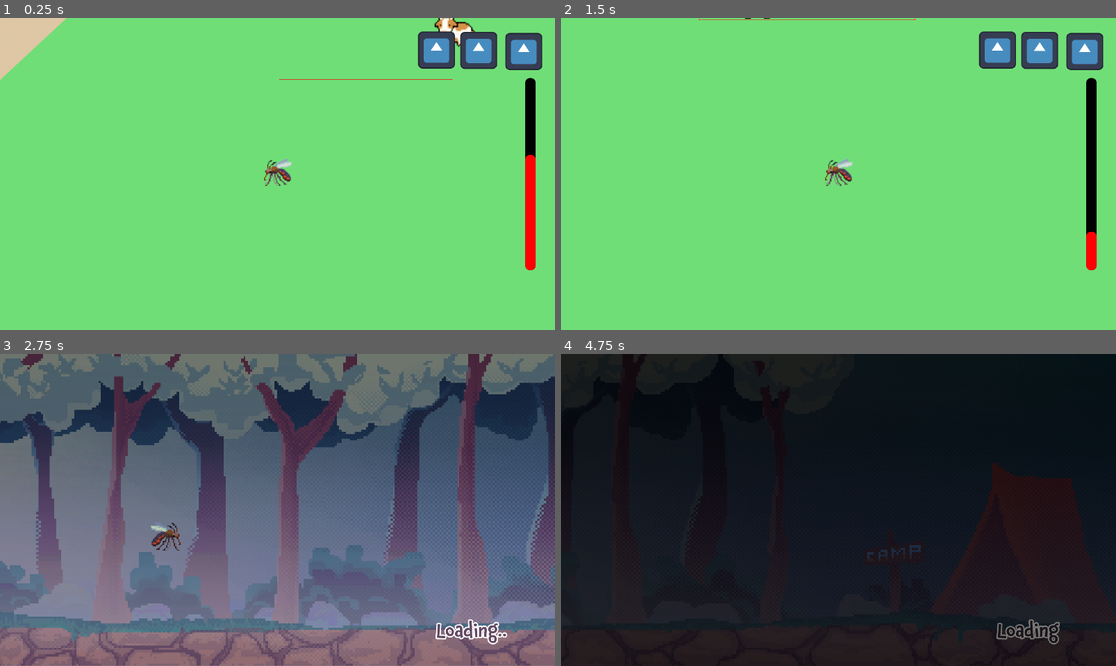
Above: before the commit, frames 1-4 (two rows, left to right).
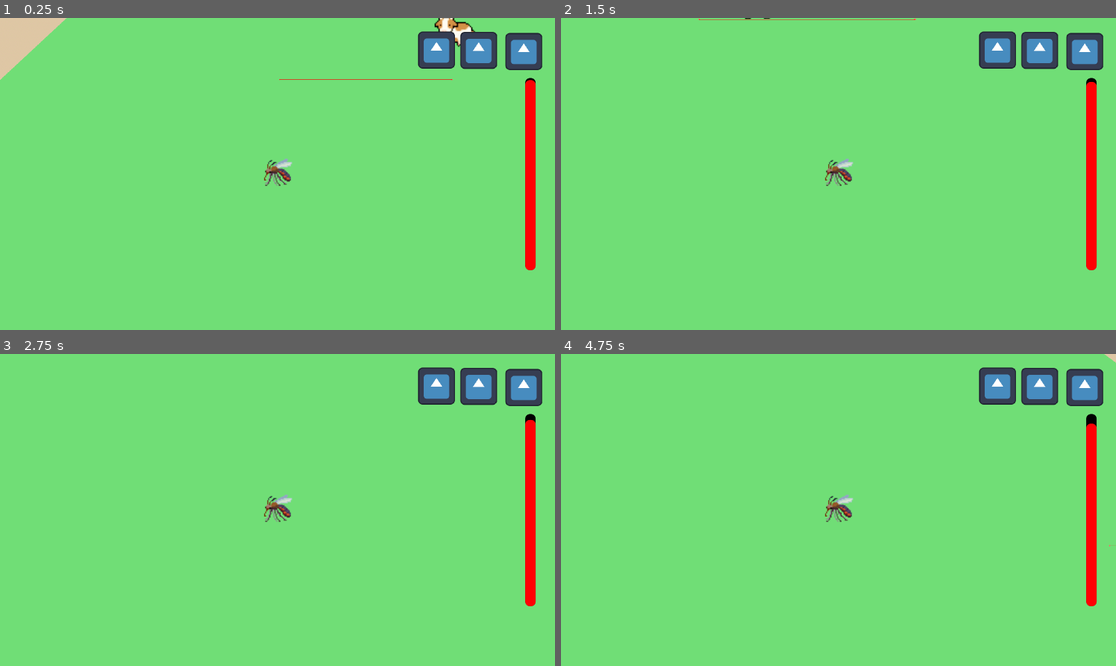
Above: after the commit, the same moments.

Repository: BrownRISDGameDevelopers/mosquito-simulator
Game: Godot game, scene res://scenes/LevelContainer.tscn
The game is run twice, just before and just after one commit, with the same random seed, the same clock (stepped at 60 frames per second) and the same inputs. This scene is started directly instead of the project's main scene. The engine's default icon, where the game draws it, is replaced by a stand-in: a white triangle on a blue panel in a dark square.
Inputs:
- Up to frame 1 (0.25 s): no input
- Up to frame 2 (1.5 s): hold D (right) 0.53-1.28 s; hold Shift (sprint) 0.53-1.28 s; tap Enter at 1.25 s; hold S (down) from 1.28 s (still down); tap Shift (sprint) at 1.35 s
- Up to frame 3 (2.75 s): release S (down) at 2.03 s; hold D (right) from 2.03 s (still down); hold Shift (sprint) from 2.03 s (still down); tap Space (suck) at 2.1 s
- Up to frame 4 (4.75 s): release D (right) at 2.78 s; release Shift (sprint) at 2.78 s; hold W (up) 2.78-3.53 s; tap Shift (sprint) at 2.85, 4.55 s; hold Shift (sprint) 3.53-4.28 s; hold A (left) from 3.53 s (still down); tap Space (suck) at 4.35 s

The runs differ from the first frame. In frame 1, 0.5% of the frame differs, in the area x 94-97%, y 19-46%; in frame 2, 0.9%; in frame 3, 100%; in frame 4, 100%, in the area x 0-100%, y 0-100%.

Commit message:
transition set

Diff:
--- a/blood_bar.gd
+++ b/blood_bar.gd
@@ -17,10 +17,10 @@
 		emit_signal("death")"""
 
 @export var FAST_DEPLETION = 4
-@export var NORMAL_DEPLETION = 20
+@export var NORMAL_DEPLETION = 1
 
 @export var blood_left = 100
-@onready var blood_deplete_rate = 40
+@onready var blood_deplete_rate = 1
 
 func _ready():
 	update()
--- a/project.godot
+++ b/project.godot
@@ -50,9 +50,9 @@
 "events": [Object(InputEventKey,"resource_local_to_scene":false,"resource_name":"","device":-1,"window_id":0,"alt_press …(192 unchanged characters)…
 ]
 }
-bite={
+sprint={
 "deadzone": 0.2,
-"events": [Object(InputEventKey,"resource_local_to_scene":fa …(140 unchanged characters)… d":false,"keycode":0,"physical_keycode":32,"key_label":0,"unicode":32,"location":0,"echo":false,"script":null)
+"events": [Object(InputEventKey,"resource_local_to_scene":fa …(140 unchanged characters)… d":false,"keycode":0,"physical_keycode":4194325,"key_label":0,"unicode":0,"location":0,"echo":false,"script":null)
 ]
 }
 suck={
@@ -60,9 +60,14 @@
 "events": [Object(InputEventKey,"resource_local_to_scene":false,"resource_name":"","device":-1,"window_id":0,"alt_press …(191 unchanged characters)…
 ]
 }
-sprint={
+bite={
 "deadzone": 0.2,
-"events": [Object(InputEventKey,"resource_local_to_scene":fa …(140 unchanged characters)… d":false,"keycode":0,"physical_keycode":4194325,"key_label":0,"unicode":0,"location":0,"echo":false,"script":null)
+"events": [Object(InputEventKey,"resource_local_to_scene":fa …(140 unchanged characters)… d":false,"keycode":0,"physical_keycode":32,"key_label":0,"unicode":32,"location":0,"echo":false,"script":null)
+]
+}
+devskip={
+"deadzone": 0.2,
+"events": [Object(InputEventKey,"resource_local_to_scene":false,"resource_name":"","device":-1,"window_id":0,"alt_pressed":false,"shift_pressed":true,"ctrl_pressed":false,"meta_pressed":true,"pressed":false,"keycode":0,"physical_keycode":46,"key_label":0,"unicode":0,"location":0,"echo":false,"script":null)
 ]
 }
 
--- a/scripts/global.gd
+++ b/scripts/global.gd
@@ -4,5 +4,6 @@
 
 var starting_level
 var lives_left = 3
+var tutorial_completed = false
 
 var current_level = null
--- a/scripts/level_container.gd
+++ b/scripts/level_container.gd
@@ -1,7 +1,6 @@
 extends Control
 
 var playing_minigame = false
-@export var in_tutorial = true
 
 @onready var map_viewport = $MapViewport/SubViewport
 @onready var map_3d = $MapViewport/SubViewport/Map
@@ -29,17 +28,16 @@
 func _ready() -> void:
 	if Engine.is_editor_hint():
 		# use a safe value if Global.starting_level is null
-		var start_map = Global.starting_level if Global.starting_level != null else (TUTORIAL_MAP if in_tutorial else MAIN_MAP)
+		var start_map = Global.starting_level
 		set_level(start_map)
 	else:
-		CURR_MAP = Global.starting_level if Global.starting_level != null else (TUTORIAL_MAP if in_tutorial else MAIN_MAP)
+		CURR_MAP = Global.starting_level
 		set_level(CURR_MAP)
 
 	toggle_minigame(playing_minigame)
 
 # Accepts PackedScene, a resource path string, or null — will fallback and log errors.
 func set_level(map) -> void:
-	# If caller passed a path string, try to load it
 	if typeof(map) == TYPE_STRING:
 		var loaded = load(map)
 		if loaded == null:
@@ -51,7 +49,7 @@
 	# If map is null, choose sensible default
 	if map == null:
 		push_warning("level_container.set_level: received null map — using fallback default.")
-		map = TUTORIAL_MAP if in_tutorial else MAIN_MAP
+		map = TUTORIAL_MAP if !Global.tutorial_completed else MAIN_MAP
 
 	# At this point map should be a PackedScene / resource
 	if not map:
@@ -69,17 +67,17 @@
 	if level_instance.has_signal("add_swatter_to_minigame"):
 		map_3d.add_swatter_to_minigame.connect(on_map_3d_add_swatter_to_minigame)
 	else:
-		# optional: log for debugging
-		# push_warning("map instance missing signal: add_swatter_to_minigame")
+		push_warning("map instance missing signal: add_swatter_to_minigame")
 		pass
 
 	if level_instance.has_signal("minigame_toggle"):
 		map_3d.minigame_toggle.connect(on_map_3d_minigame_toggle)
 	else:
-		# push_warning("map instance missing signal: minigame_toggle")
+		push_warning("map instance missing signal: minigame_toggle")
 		pass
 
 	npcs = get_tree().get_nodes_in_group("npcs")
+
 
 func toggle_minigame(minigame_state):
 	playing_minigame = minigame_state
@@ -91,24 +89,19 @@
 		minigame_viewport.process_mode = Node.PROCESS_MODE_DISABLED
 		$MapViewport.scale = Vector2.ONE
 
+
 func _process(_delta) -> void:
 	# lose condition
+	if Input.is_action_just_pressed("devskip"):
+		handle_win()
+
 	if blood_bar.blood_left < 0:
-		emit_signal("player_lose")
-		if in_tutorial:
-			get_tree().change_scene_to_packed(LOAD_SCREEN)
-		else:
-			get_tree().change_scene_to_packed(LOSE_SCREEN) # display lose screen
+		handle_lose()
 
-	# win condition
+	# win condition when not infinite mode
 	if Global.current_level != "infinite":
-
 		if all_npc_bitten():
-			emit_signal("player_win")
-			if in_tutorial:
-				get_tree().change_scene_to_packed(LOAD_SCREEN)
-			else:
-				get_tree().change_scene_to_packed(WIN_SCREEN) # display win screen
+			handle_win()
 
 	#heart removal
 	if Global.lives_left != hearts.size():
@@ -117,16 +110,37 @@
 		hearts.remove_at(0)
 
 
+func handle_win():
+	emit_signal("player_win")
+	if !Global.tutorial_completed:
+		# maybe more dialogue and such and then transition?
+		get_tree().change_scene_to_packed(LOAD_SCREEN)
+		Global.tutorial_completed = true
+	else:
+		get_tree().change_scene_to_packed(WIN_SCREEN) # display win screen
+
+
+func handle_lose():
+	emit_signal("player_lose")
+	if !Global.tutorial_completed:
+		blood_bar.blood_left = 50;
+	else:
+		get_tree().change_scene_to_packed(LOSE_SCREEN) # display lose screen
+
+
 func on_map_3d_minigame_toggle():
 	toggle_minigame(true)
 	minigame.reset()
+
 
 func _on_swat_minigame_exited_bounds():
 	toggle_minigame(false)
 	map_3d.free_player()
 
+
 func on_map_3d_add_swatter_to_minigame(num_swatters):
 	minigame.add_swatter(num_swatters)
+
 
 # checks if all npcs are bitten and returns true if so
 func all_npc_bitten() -> bool:
--- a/scripts/loading.gd
+++ b/scripts/loading.gd
@@ -11,7 +11,7 @@
 
 const AMP = 60
 #const LOADING_TIME = 15
-const LOADING_TIME = 2
+const LOADING_TIME = 5
 const STARTING_Y = 540.0
 const END_X = 4519.0
 const LEVEL_CONTAINER = "res://scenes/LevelContainer.tscn"
--- a/scripts/main_menu.gd
+++ b/scripts/main_menu.gd
@@ -4,6 +4,7 @@
 const CREDITS = preload("res://scenes/Credits.tscn")
 
 const TUTORIAL = preload("res://scenes/TutorialMap.tscn")
+const MAIN_MAP = preload("res://scenes/Map.tscn")
 const INFINITE_MODE = preload("res://scenes/InfiniteModeMap.tscn")
 
 
@@ -12,10 +13,10 @@
 	print(LEVEL_CONTAINER_PATH)
 	print(Global)
 
-	Global.starting_level = TUTORIAL
-	# Load at runtime instead of preloading the PackedScene. Preloading can
-	# execute script initializers early and cause invalid/empty PackedScene
-	# issues in some cases; loading here ensures the resource is read now.
+	if !Global.tutorial_completed:
+		Global.starting_level = TUTORIAL
+	else:
+		Global.starting_level = MAIN_MAP
 	var packed = load(LEVEL_CONTAINER_PATH)
 	if packed == null:
 		push_error("Failed to load LevelContainer scene at: %s" % LEVEL_CONTAINER_PATH)
